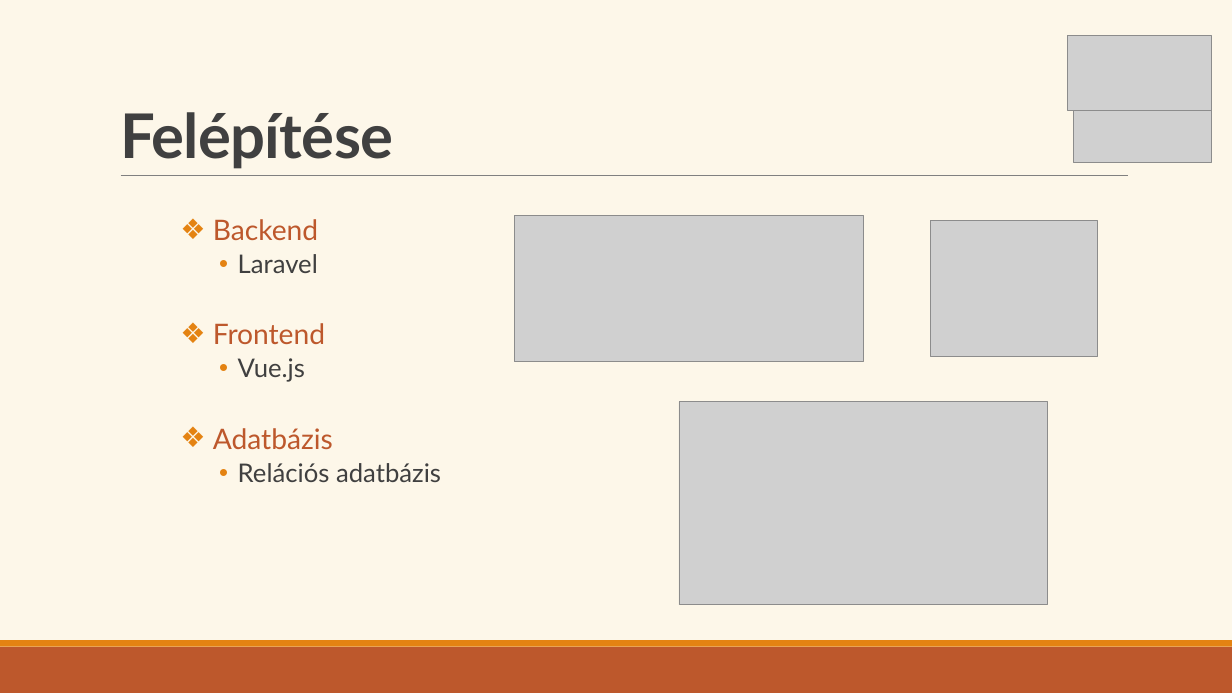
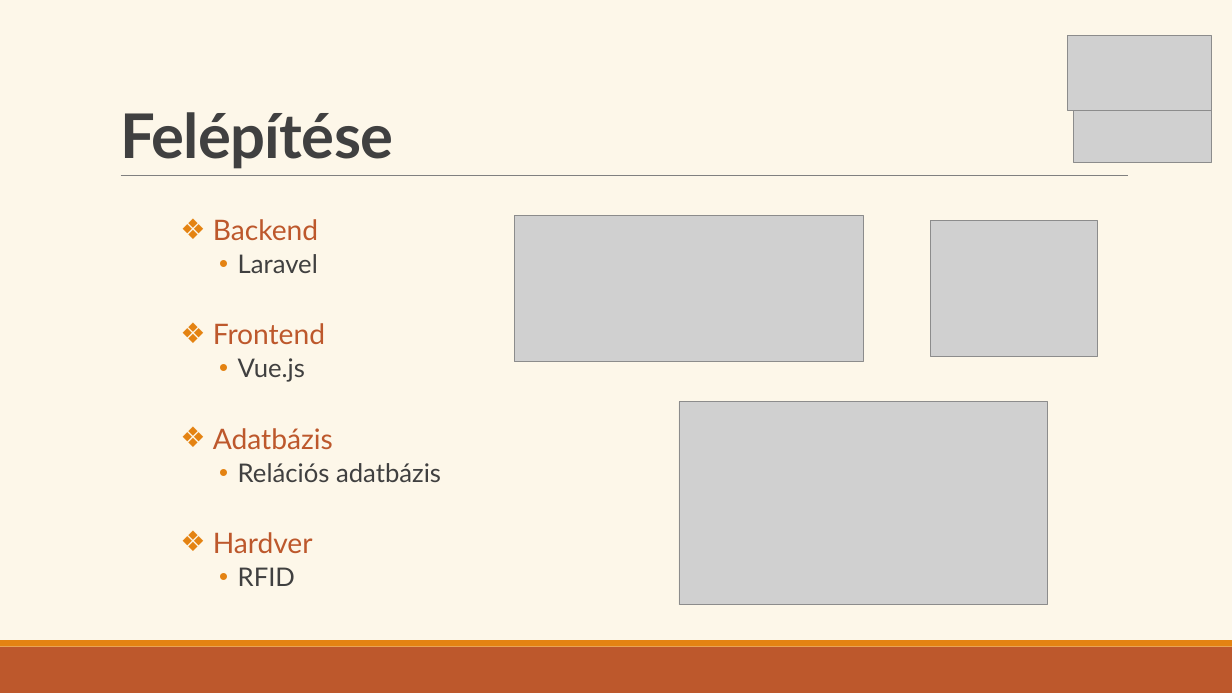
Before and after one commit to Ella50/13_S1_1_vizsgaremek, a slide deck: slide 4 of Dokumentációhoz/Prezentáció/eMenza_AtkariAriella_FarkasDominik.pptx. Drawn at 1232x693 pixels with LibreOffice and Linux fonts; fonts in the diff are those of the drawing; grey boxes stand for pictures. Boxes give left, top, right and bottom in pixels: in the first picture for what was removed or moved away, otherwise in the second. Text is boxed around its words. In the diff, an @@ line names an element or a change of style, - is before the commit and + after.

```diff
--- a/Dokumentációhoz/Prezentáció/eMenza_AtkariAriella_FarkasDominik.pptx
+++ b/Dokumentációhoz/Prezentáció/eMenza_AtkariAriella_FarkasDominik.pptx
@@ text at bbox=[213, 532, 313, 586]: paragraphs added @@
+❖ Hardver
+    • RFID
```
Also in this commit, not shown: 2 other slides changed, 7 other files.
